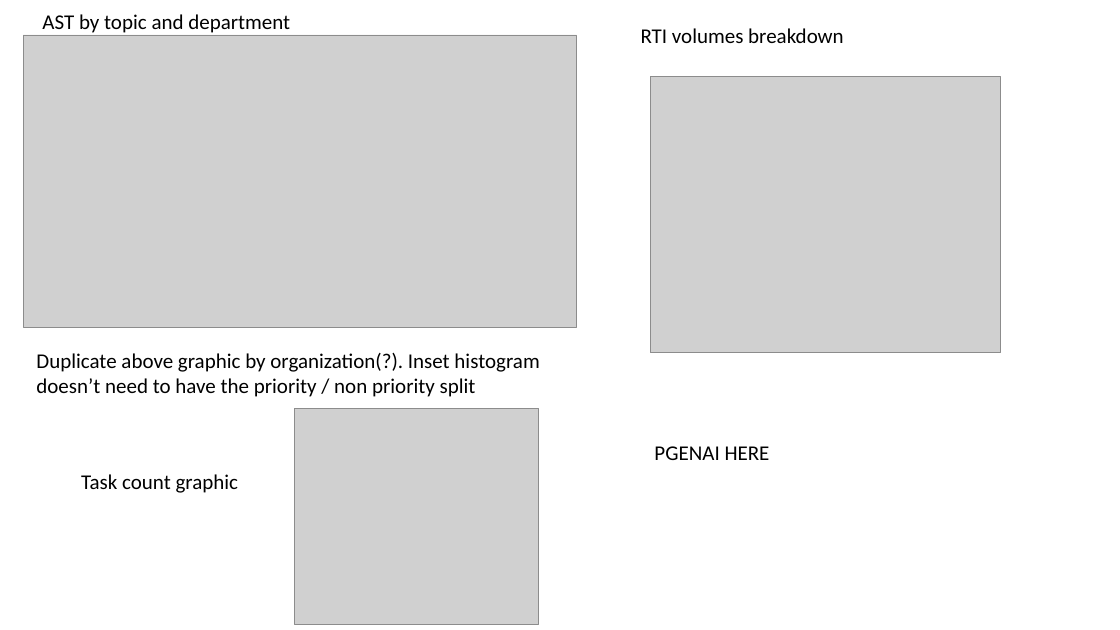
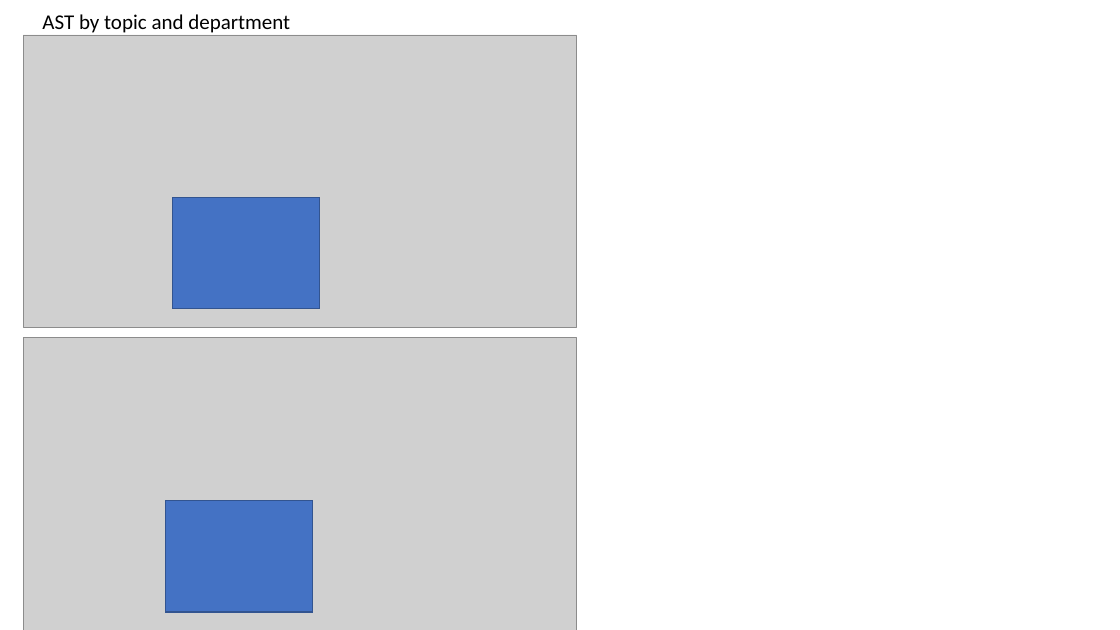
Before and after one commit to ai-for-public-services/structural-insights-into-uk-gov, a slide deck: slide 3 of reports/figures/main-figures/figures_plan.pptx. Drawn at 1120x630 pixels with LibreOffice and Linux fonts; fonts in the diff are those of the drawing; grey boxes stand for pictures. Boxes give left, top, right and bottom in pixels: in the first picture for what was removed or moved away, otherwise in the second. Text is boxed around its words. In the diff, an @@ line names an element or a change of style, - is before the commit and + after.

```diff
--- a/reports/figures/main-figures/figures_plan.pptx
+++ b/reports/figures/main-figures/figures_plan.pptx
@@ text removed at (x1=641, y1=28, x2=844, y2=43) @@
-RTI volumes breakdown
@@ picture removed at (x1=650, y1=76, x2=1001, y2=353) @@
@@ rectangle added at (x1=172, y1=197, x2=319, y2=308), fill #4472C4, outline #325491 1 pt @@
@@ picture added at (x1=24, y1=338, x2=577, y2=630) @@
@@ text removed at (x1=36, y1=353, x2=539, y2=397) @@
-Duplicate above graphic by organization(?). Inset histogram doesn’t need to have the priority / non priority split
@@ picture removed at (x1=295, y1=408, x2=539, y2=624) @@
@@ text removed at (x1=654, y1=446, x2=770, y2=460) @@
-PGENAI HERE
@@ text removed at (x1=81, y1=474, x2=239, y2=493) @@
-Task count graphic
@@ rectangle added at (x1=166, y1=501, x2=313, y2=612), fill #4472C4, outline #325491 1 pt @@
```
Also in this commit, not shown: 2 slides added, 11 other files.
